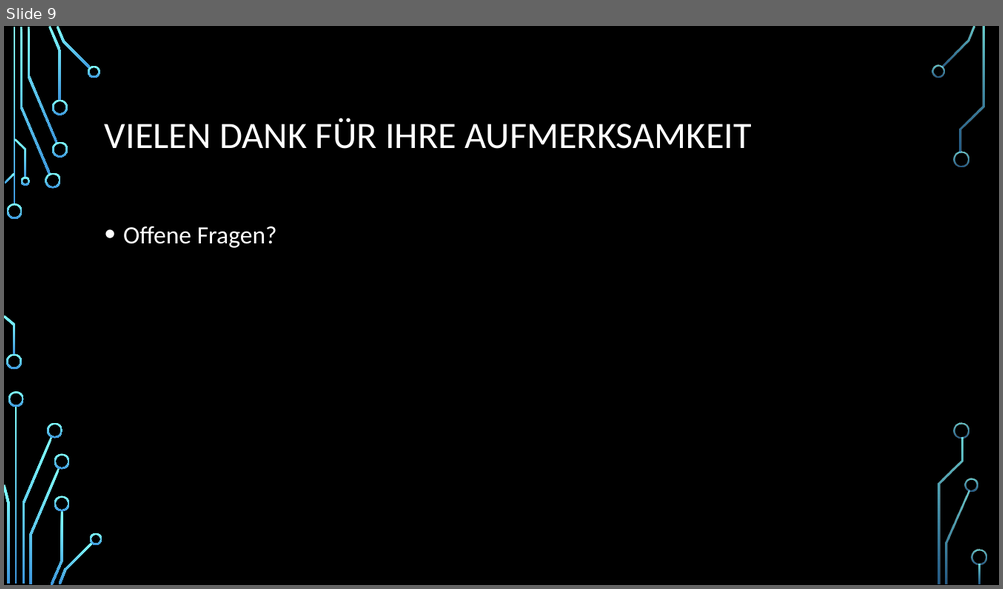
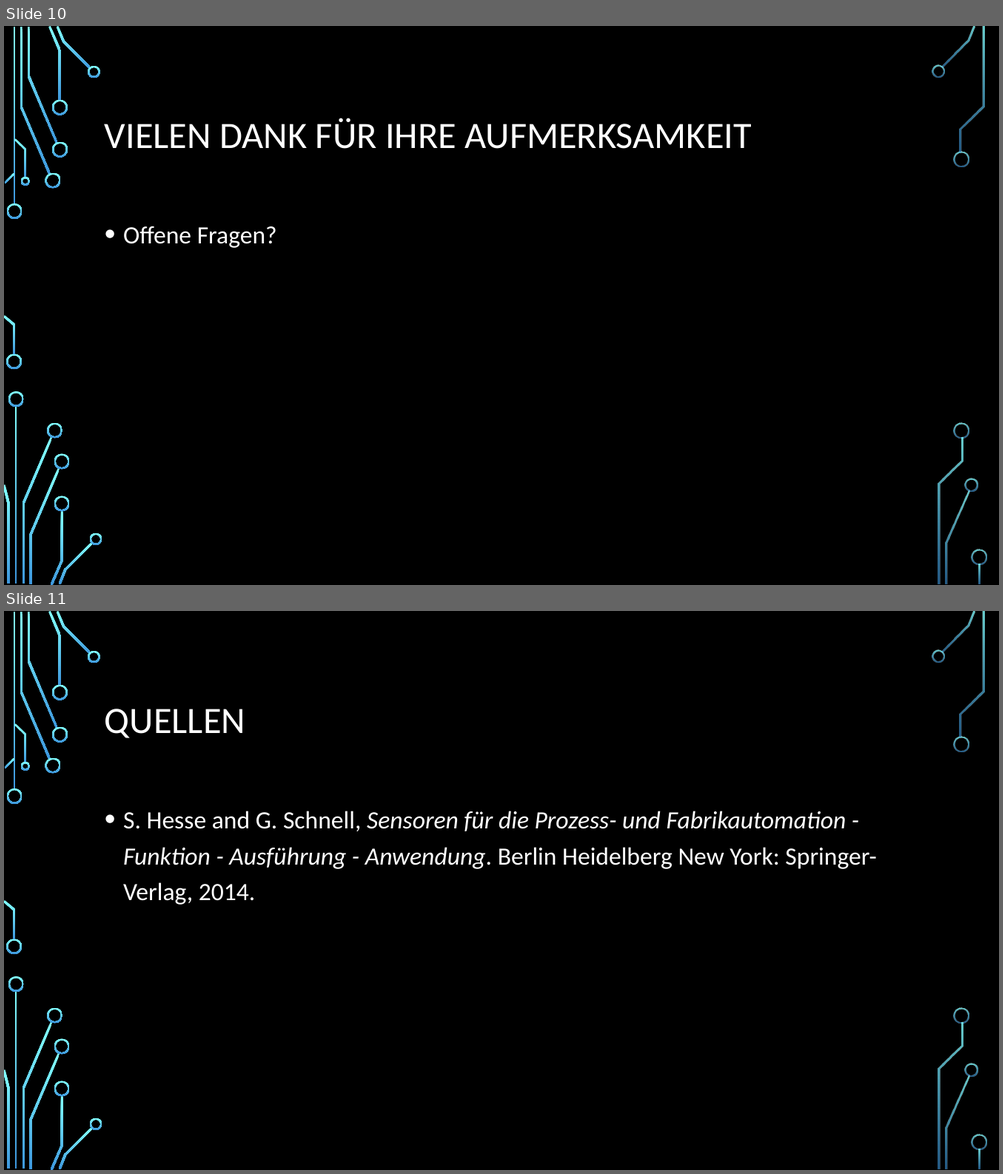
Before and after one commit to AndresMinder/factsheet, a slide deck: LuftfeuchtigkeitssensorenPP.pptx. Shown one above the other, each under a label of ours: slide 9 before the commit, slides 10 and 11 after it. The pictures are 1003x589 and 1003x1174 pixels, drawn with LibreOffice and Linux fonts; fonts in the diff are those of the drawing; background and template pictures are left out. Boxes give left, top, right and bottom in pixels: in the first picture for what was removed or moved away, otherwise in the second. Text is boxed around its words. In the diff, an @@ line names an element or a change of style, - is before the commit and + after.

```diff
--- a/LuftfeuchtigkeitssensorenPP.pptx
+++ b/LuftfeuchtigkeitssensorenPP.pptx
@@ slide 11 added at (4,611,999,1170), background picture (left out); not listed: 36 template elements that a slide beside it also shows @@
@@ title added at (105,709,245,738), 36 pt, text #FFFFFF @@
+QUELLEN
@@ text added at (123,811,876,905), 24 pt, text #FFFFFF, italic @@
+• S. Hesse and G. Schnell, Sensoren für die Prozess- und Fabrikautomation - Funktion - Ausführung - Anwendung. Berlin Heidelberg New York: Springer-Verlag, 2014.
@@ what was slide 9 is now slide 10 @@
```
Also in this commit, not shown: 1 other slide added, 1 slide removed, 11 other files.
